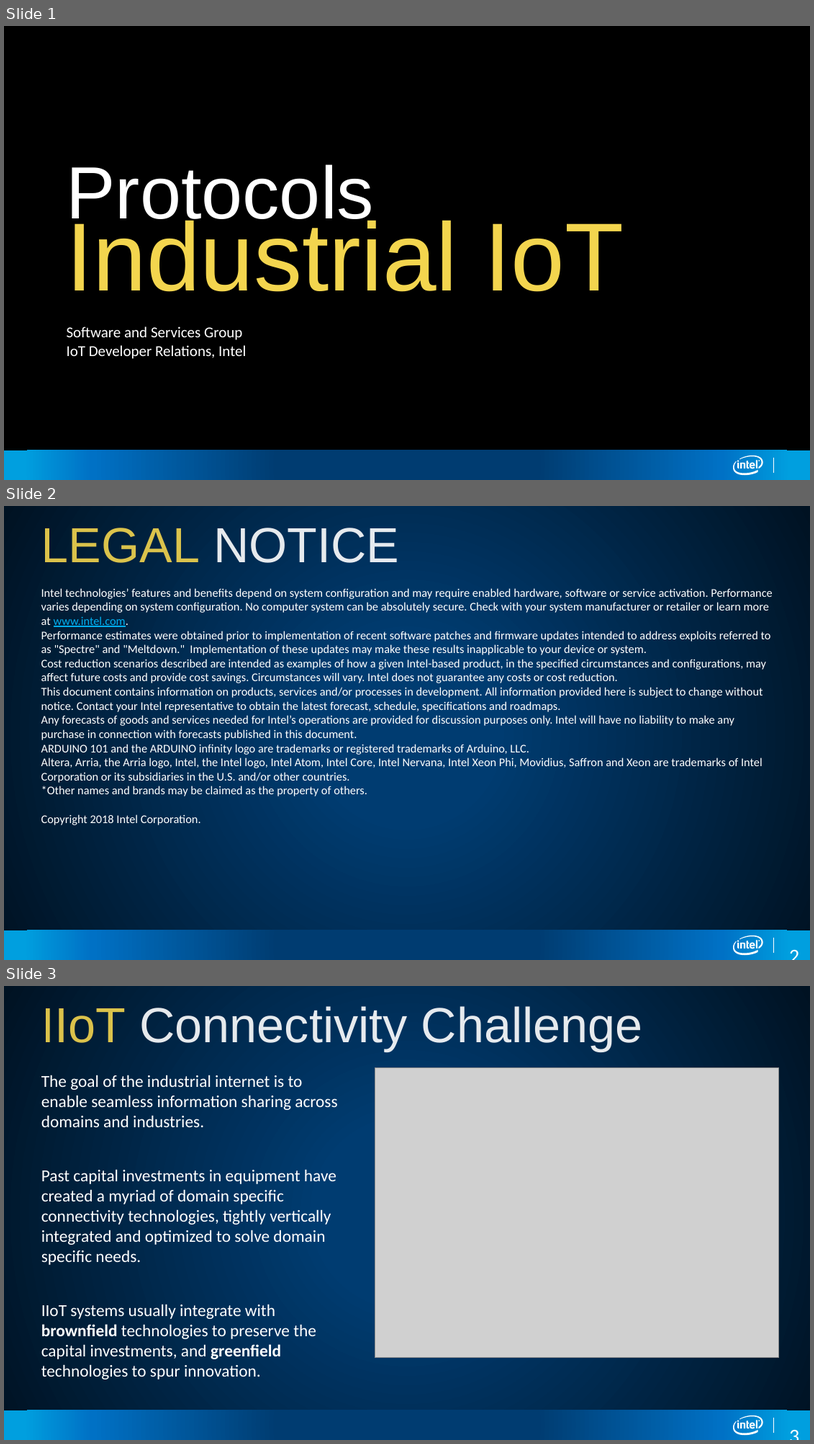
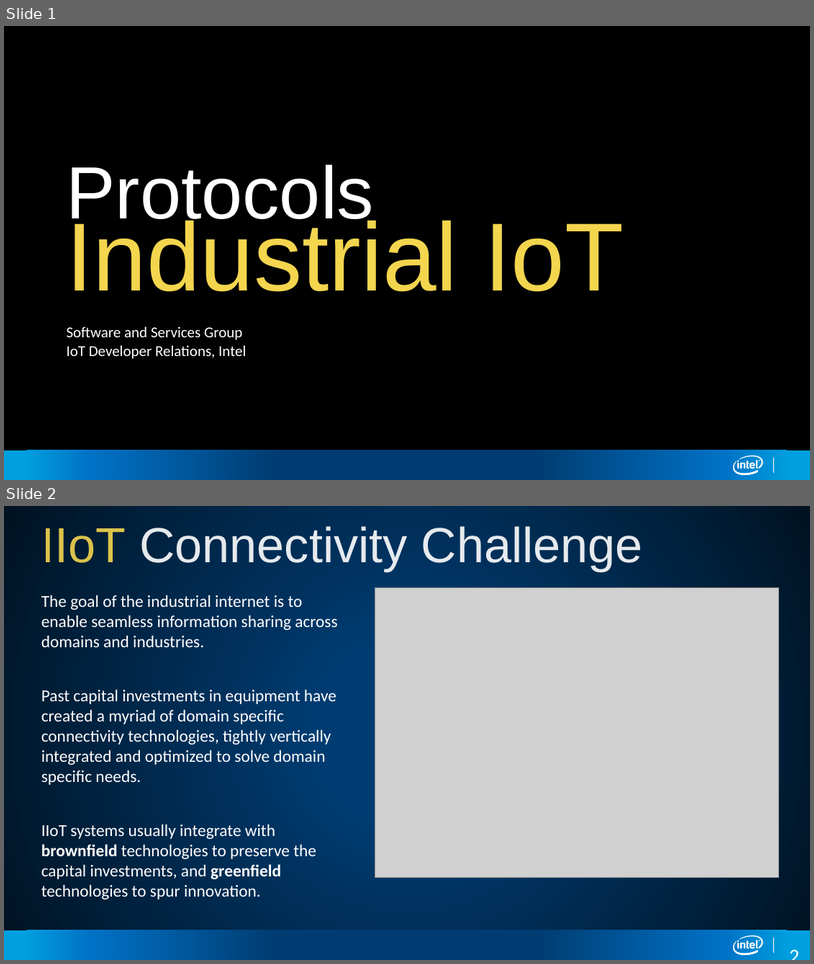
Before and after one commit to SSG-DRD-IOT/Industrial-IoT-Workshop, a slide deck: presentations/04-Industrial-Protocols.pptx. Shown one above the other, each under a label of ours: slides 1, 2 and 3 before the commit, slides 1 and 2 after it. The pictures are 814x1444 and 814x964 pixels, drawn with LibreOffice and Linux fonts; fonts in the diff are those of the drawing; grey boxes stand for pictures; background and template pictures are left out. Boxes give left, top, right and bottom in pixels: in the first picture for what was removed or moved away, otherwise in the second. Text is boxed around its words. In the diff, an @@ line names an element or a change of style, - is before the commit and + after.

```diff
--- a/presentations/04-Industrial-Protocols.pptx
+++ b/presentations/04-Industrial-Protocols.pptx
@@ slide 2 removed at (4,506,810,960), background gradient #003C71 to #001222; not listed: 4 template elements that a slide beside it also shows @@
@@ title removed at (41,528,399,563) @@
-LEGAL NOTICE
@@ text removed at (41,588,772,825) @@
-Intel technologies’ features and benefits depend on system configuration and may require enabled hardware, software or service activation. Performance varies depending on system configuration. No computer system can be absolutely secure. Check with your system manufacturer or retailer or learn more at www.intel.com.
-Performance estimates were obtained prior to implementation of recent software patches and firmware updates intended to address exploits referred to as "Spectre" and "Meltdown." Implementation of these updates may make these results inapplicable to your device or system.
-Cost reduction scenarios described are intended as examples of how a given Intel-based product, in the specified circumstances and configurations, may affect future costs and provide cost savings. Circumstances will vary. Intel does not guarantee any costs or cost reduction.
-This document contains information on products, services and/or processes in development. All information provided here is subject to change without notice. Contact your Intel representative to obtain the latest forecast, schedule, specifications and roadmaps.
-Any forecasts of goods and services needed for Intel’s operations are provided for discussion purposes only. Intel will have no liability to make any purchase in connection with forecasts published in this document.
-ARDUINO 101 and the ARDUINO infinity logo are trademarks or registered trademarks of Arduino, LLC.
-Altera, Arria, the Arria logo, Intel, the Intel logo, Intel Atom, Intel Core, Intel Nervana, Intel Xeon Phi, Movidius, Saffron and Xeon are trademarks of Intel Corporation or its subsidiaries in the U.S. and/or other countries.
-*Other names and brands may be claimed as the property of others.
-Copyright 2018 Intel Corporation.
@@ page number removed at (784,939,796,951) @@
-2
@@ what was slide 3 is now slide 2 @@
```
Also in this commit, not shown: 5 slides changed, 1 slide added, 1 other slide removed.
